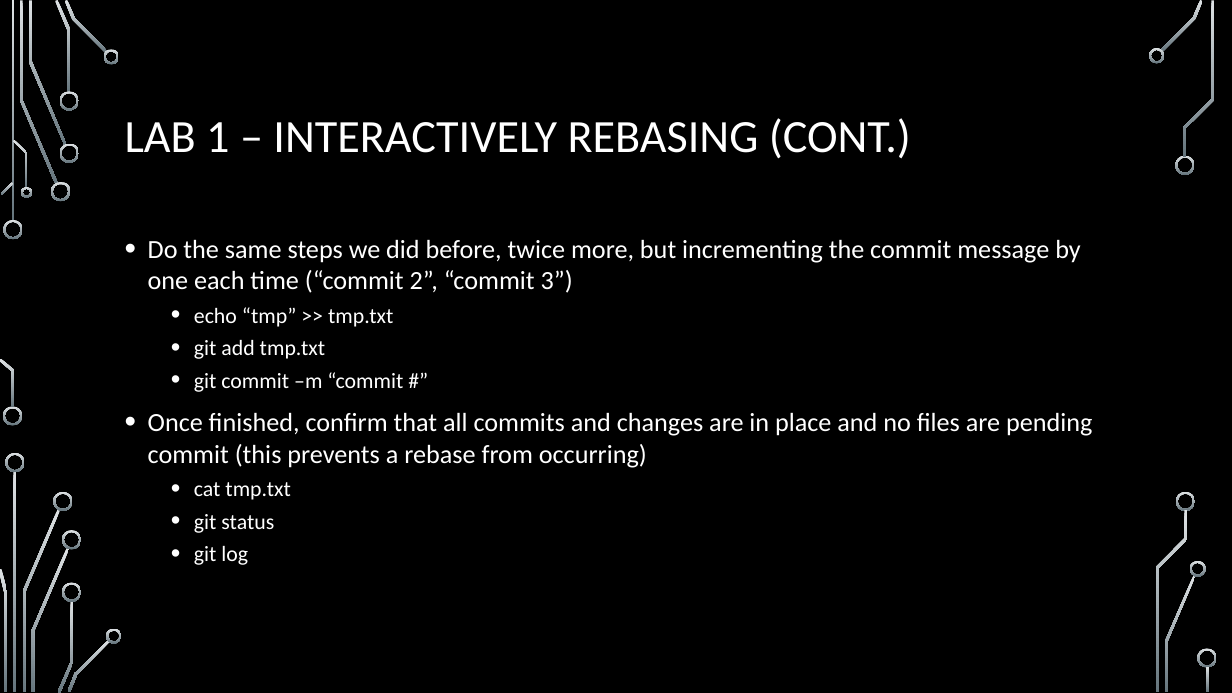
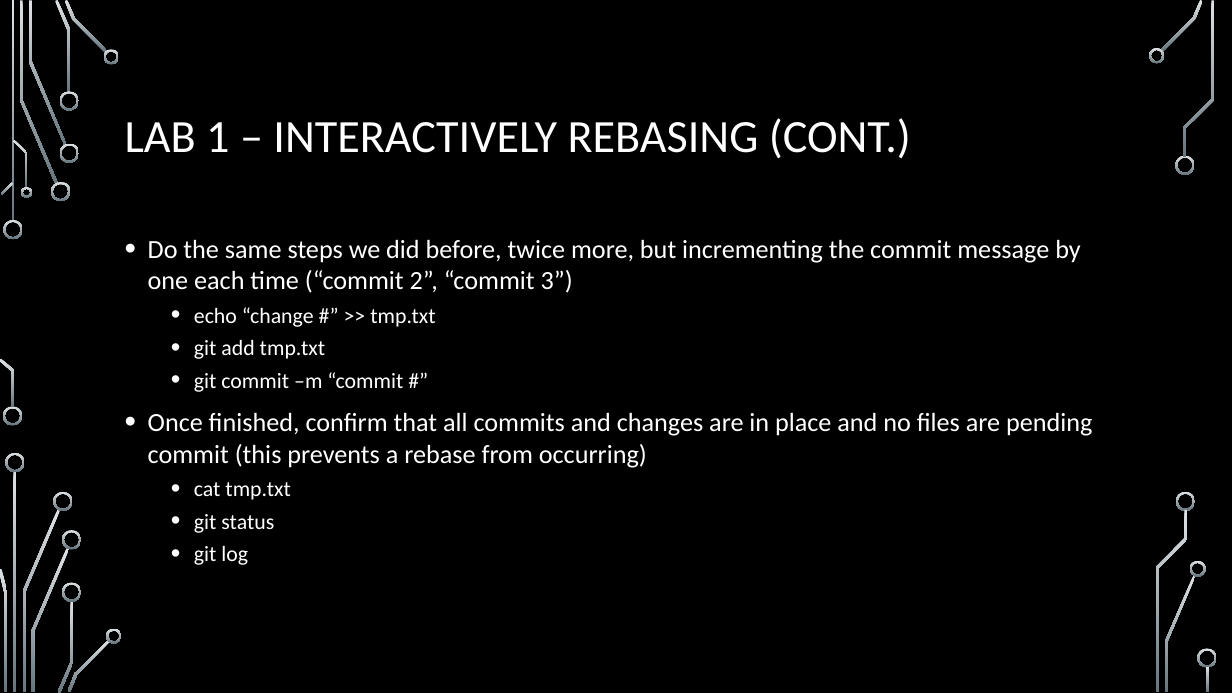
Before and after one commit to onideus/github-101-website, a slide deck: slide 19 of resources/Advanced github topics.pptx (slide 15 before the commit). Drawn at 1232x693 pixels with LibreOffice and Linux fonts; fonts in the diff are those of the drawing; background and template pictures are left out. Boxes give left, top, right and bottom in pixels: in the first picture for what was removed or moved away, otherwise in the second. Text is boxed around its words. In the diff, an @@ line names an element or a change of style, - is before the commit and + after.

```diff
--- a/resources/Advanced github topics.pptx
+++ b/resources/Advanced github topics.pptx
@@ text at (194, 307, 435, 327): text changed @@
-  • echo “tmp” >> tmp.txt
+  • echo “change #” >> tmp.txt
```
Also in this commit, not shown: 5 other slides changed, 5 slides added.
